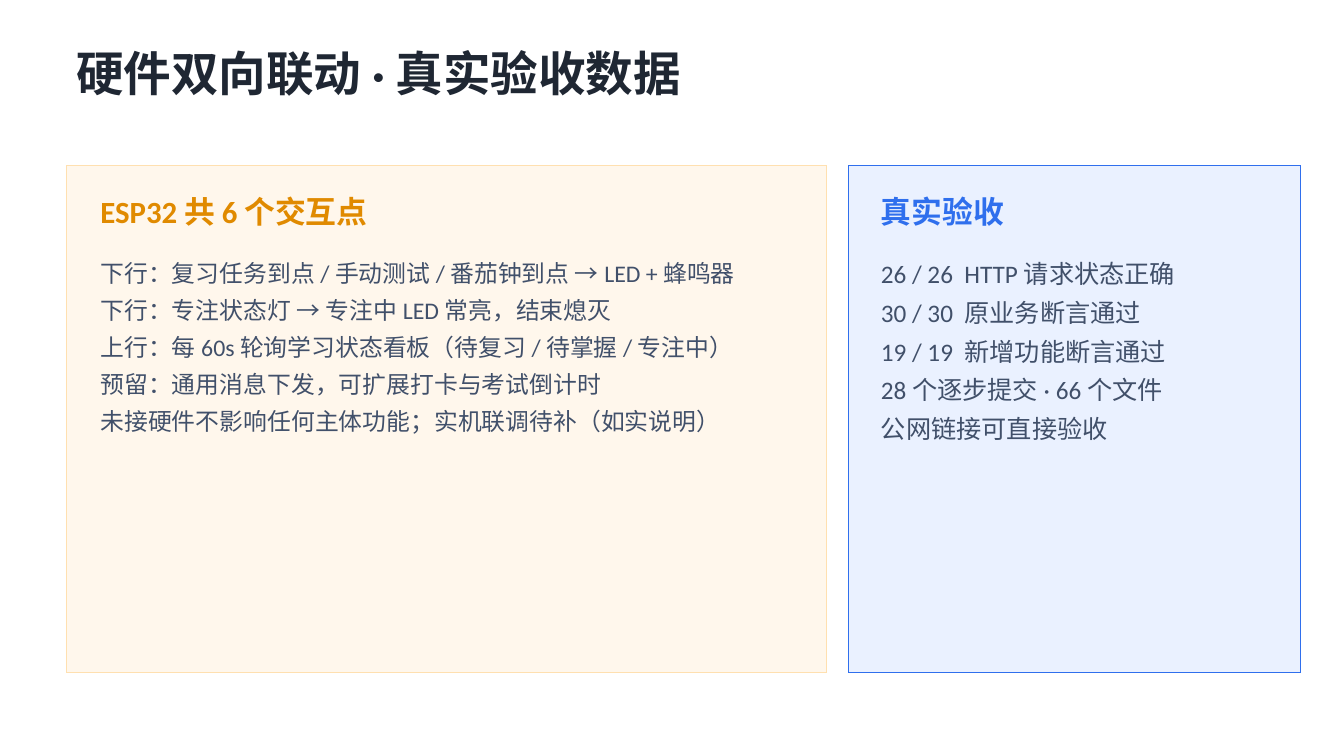
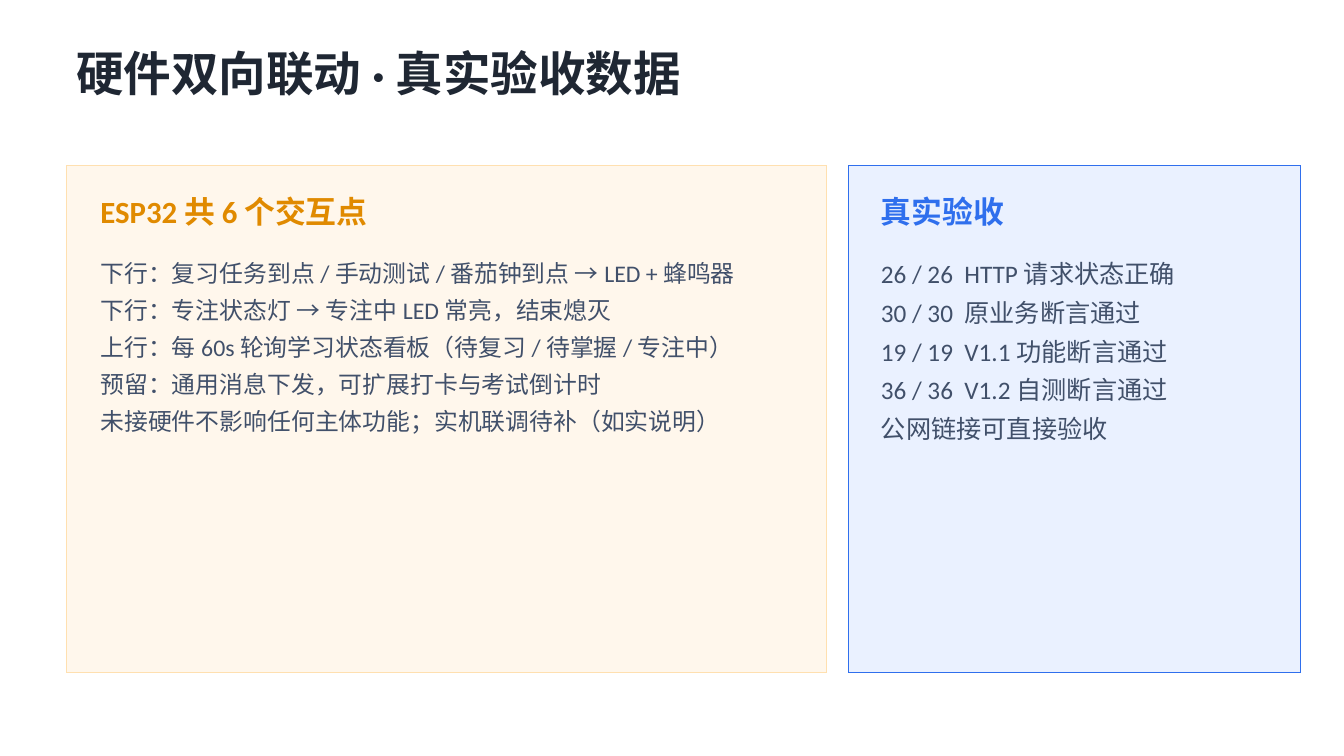
Before and after one commit to kecit33/ai-agent-study, a slide deck: slide 10 of docs/AI校园学习陪伴助手_答辩.pptx. Drawn at 1344x756 pixels with LibreOffice and Linux fonts; fonts in the diff are those of the drawing. Boxes give left, top, right and bottom in pixels: in the first picture for what was removed or moved away, otherwise in the second. Text is boxed around its words. In the diff, an @@ line names an element or a change of style, - is before the commit and + after.

```diff
--- a/docs/AI校园学习陪伴助手_答辩.pptx
+++ b/docs/AI校园学习陪伴助手_答辩.pptx
@@ text at box(881, 340, 1167, 401): text changed @@
-19 / 19 新增功能断言通过
-28 个逐步提交 · 66 个文件
+19 / 19 V1.1 功能断言通过
+36 / 36 V1.2 自测断言通过
```
Also in this commit, not shown: 2 other slides changed, 1 slide added, 9 other files.
